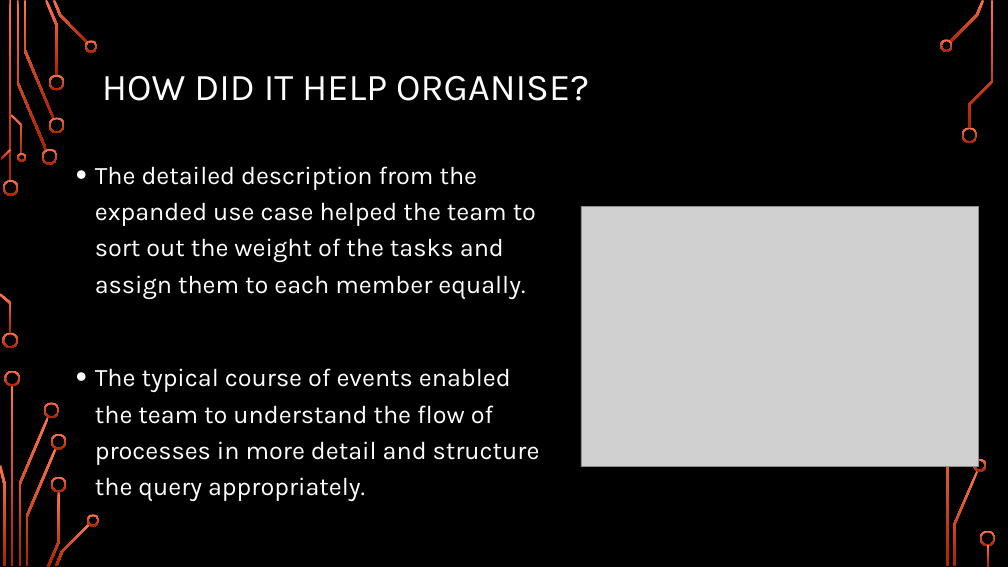
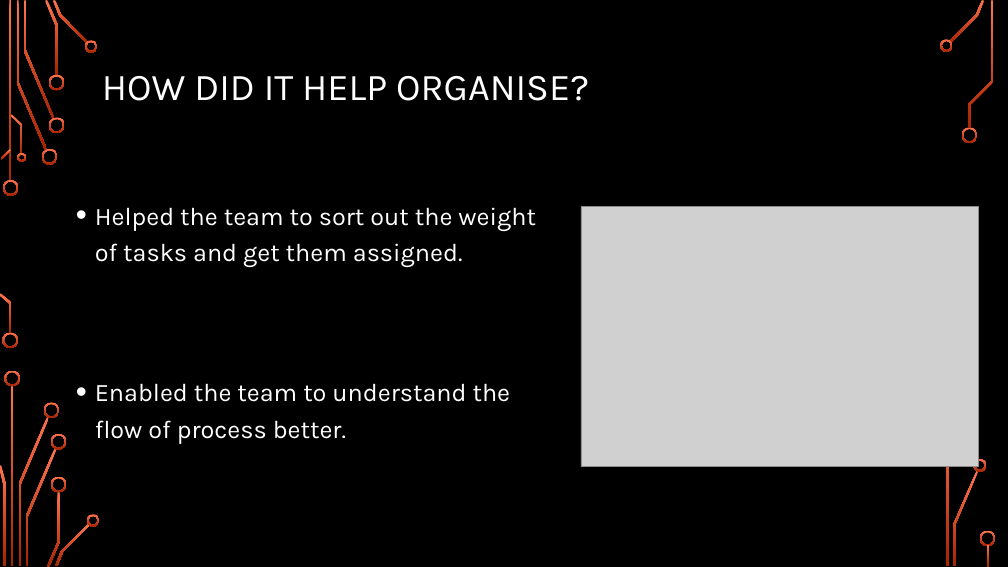
Before and after one commit to CodeBreaker707/Software-Systems-Development, a slide deck: slide 5 of Topic 2 - AE1.pptx. Drawn at 1008x567 pixels with LibreOffice and Linux fonts; fonts in the diff are those of the drawing; grey boxes stand for pictures; background and template pictures are left out. Boxes give left, top, right and bottom in pixels: in the first picture for what was removed or moved away, otherwise in the second. Text is boxed around its words. In the diff, an @@ line names an element or a change of style, - is before the commit and + after.

```diff
--- a/Topic 2 - AE1.pptx
+++ b/Topic 2 - AE1.pptx
@@ text at bbox=[95, 207, 536, 444]: text changed @@
-• The detailed description from the expanded use case helped the team to sort out the weight of the tasks and assign them to each member equally.
-• The typical course of events enabled the team to understand the flow of processes in more detail and structure the query appropriately.
+• Helped the team to sort out the weight of tasks and get them assigned.
+• Enabled the team to understand the flow of process better.
```
Also in this commit, not shown: 6 other slides changed, 3 other files.
